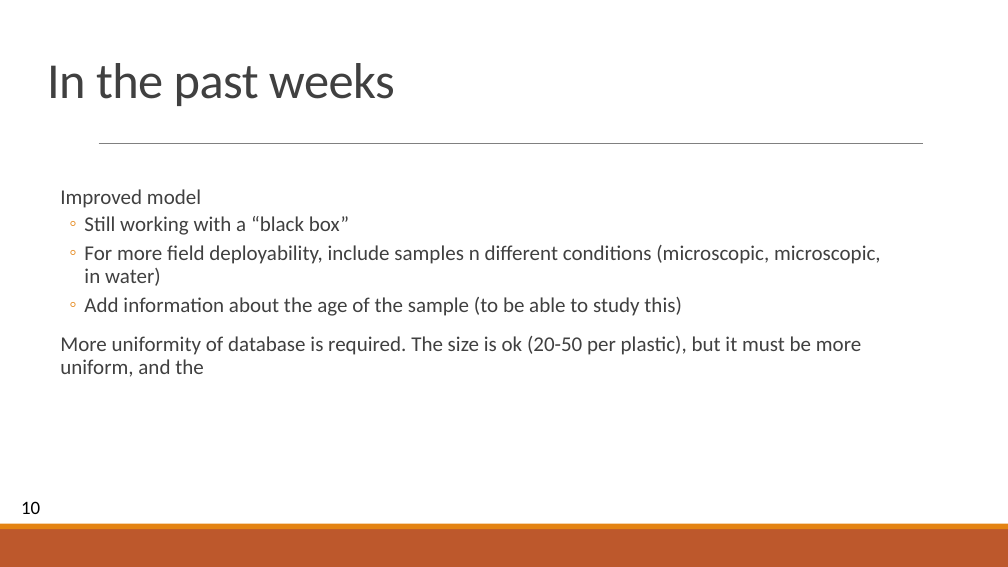
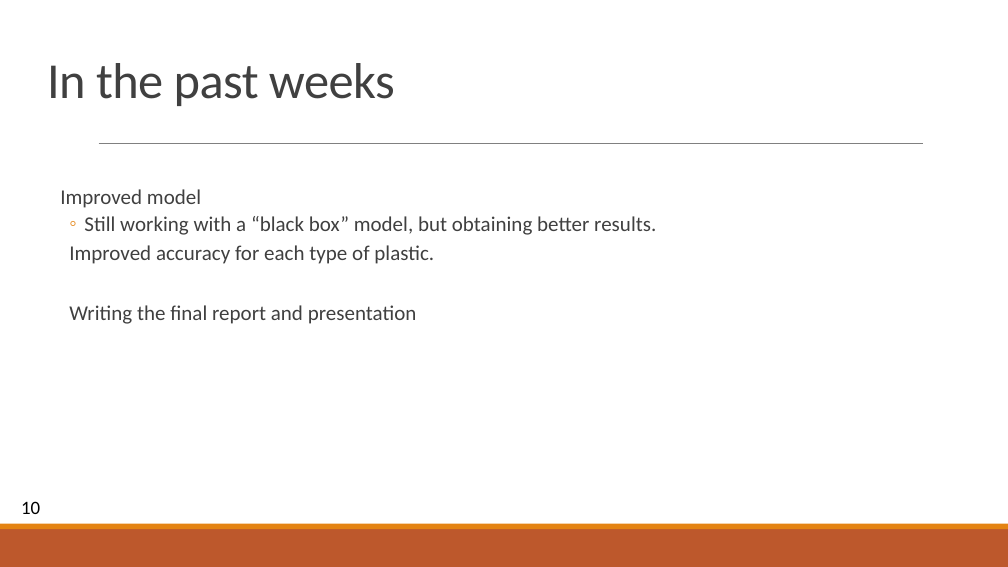
Before and after one commit to blichub/temp_raman_personal, a slide deck: slide 11 of raman_16_Jan.pptx. Drawn at 1008x567 pixels with LibreOffice and Linux fonts; fonts in the diff are those of the drawing. Boxes give left, top, right and bottom in pixels: in the first picture for what was removed or moved away, otherwise in the second. Text is boxed around its words. In the diff, an @@ line names an element or a change of style, - is before the commit and + after.

Commit message:
17

```diff
--- a/raman_16_Jan.pptx
+++ b/raman_16_Jan.pptx
@@ text at [69,216,656,324]: text changed @@
-  ◦ Still working with a “black box”
-  ◦ For more field deployability, include samples n different conditions (microscopic, microscopic, in water)
-  ◦ Add information about the age of the sample (to be able to study this)
-  More uniformity of database is required. The size is ok (20-50 per plastic), but it must be more uniform, and the
+  ◦ Still working with a “black box” model, but obtaining better results.
+  Improved accuracy for each type of plastic.
+  Writing the final report and presentation
```
